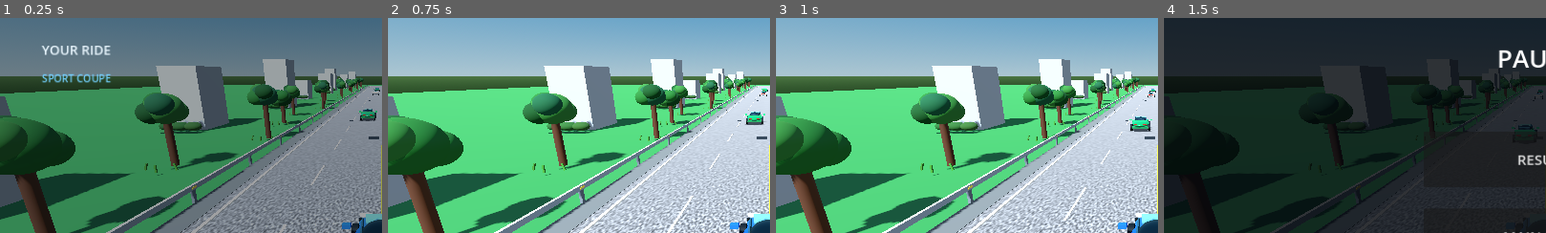
Above: before the commit, frames 1-4 (left to right).
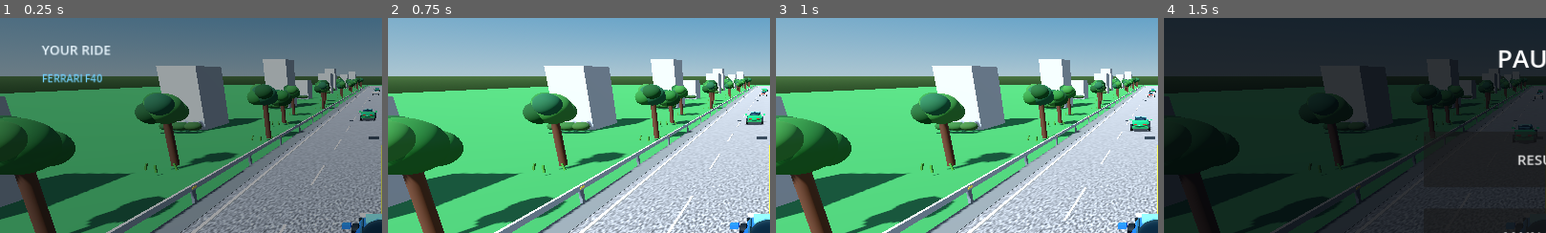
Above: after the commit, the same moments.

Repository: edtatevosiani99-create/Old-Racing
Game: Godot game, scene res://Main.tscn
Two runs of this game, one before a commit and one after it. Both use one fixed random seed, a clock stepped at 60 frames per second and the inputs below.
Inputs:
- Up to frame 1 (0.25 s): no input
- Up to frame 2 (0.75 s): click "▶ PLAY" at 0.5 s
- Up to frame 3 (1 s): no input
- Up to frame 4 (1.5 s): click "Ⅱ" at 1.25 s
The pictures show only the part of the screen within x 0-50%, y 17-67%; the shares and areas given below are measured in that part.

The runs differ from the first frame. In frame 1, 0.5% of the frame differs, in the area x 11-29%, y 25-31%; in frame 2, nothing differs; in frame 3, nothing differs; in frame 4, nothing differs.

Commit message:
Prepare Old-Racing car selection for Ferrari, Camaro and Dodge assets

Diff:
--- a/godot/main.gd
+++ b/godot/main.gd
@@ -42,8 +42,8 @@
 var car_color_button: Button
 var selected_car_color := Color(0.08, 0.32, 0.95)
 var car_color_index := 0
-var car_colors: Array[Color] = [Color(0.08, 0.32, 0.95), Color(0.82, 0.08, 0.06), Color(0.86, 0.88, 0.90)]
-var car_names: Array[String] = ["SPORT COUPE", "SPORT SEDAN", "LUXURY SUV"]
+var car_colors: Array[Color] = [Color(0.78, 0.025, 0.02), Color(0.82, 0.035, 0.025), Color(0.12, 0.13, 0.15)]
+var car_names: Array[String] = ["FERRARI F40", "CAMARO ZL1", "DODGE CHARGER"]
 var pause_panel: Control
 var crash_panel: Control
 
@@ -249,10 +249,12 @@
 func _make_car(color: Color, is_player: bool) -> Node3D:
     var root := Node3D.new()
     # Prefer real CC0 glTF vehicle models; keep procedural fallback for editor/offline runs.
+    # Imported Poly Pizza cars. Add the downloaded GLB files at these exact paths.
+    # If an asset is absent, the safe procedural fallback below keeps the game playable.
     var vehicle_paths: Array[String] = [
-        "res://assets/vehicles/race.glb",
-        "res://assets/vehicles/sedan-sports.glb",
-        "res://assets/vehicles/suv-luxury.glb"
+        "res://assets/cars/ferrari_f40.glb",
+        "res://assets/cars/camaro_zl1_2017.glb",
+        "res://assets/cars/dodge_charger.glb"
     ]
     var vehicle_path := vehicle_paths[car_color_index % vehicle_paths.size()] if is_player else vehicle_paths[randi_range(0, vehicle_paths.size() - 1)]
     if ResourceLoader.exists(vehicle_path):
